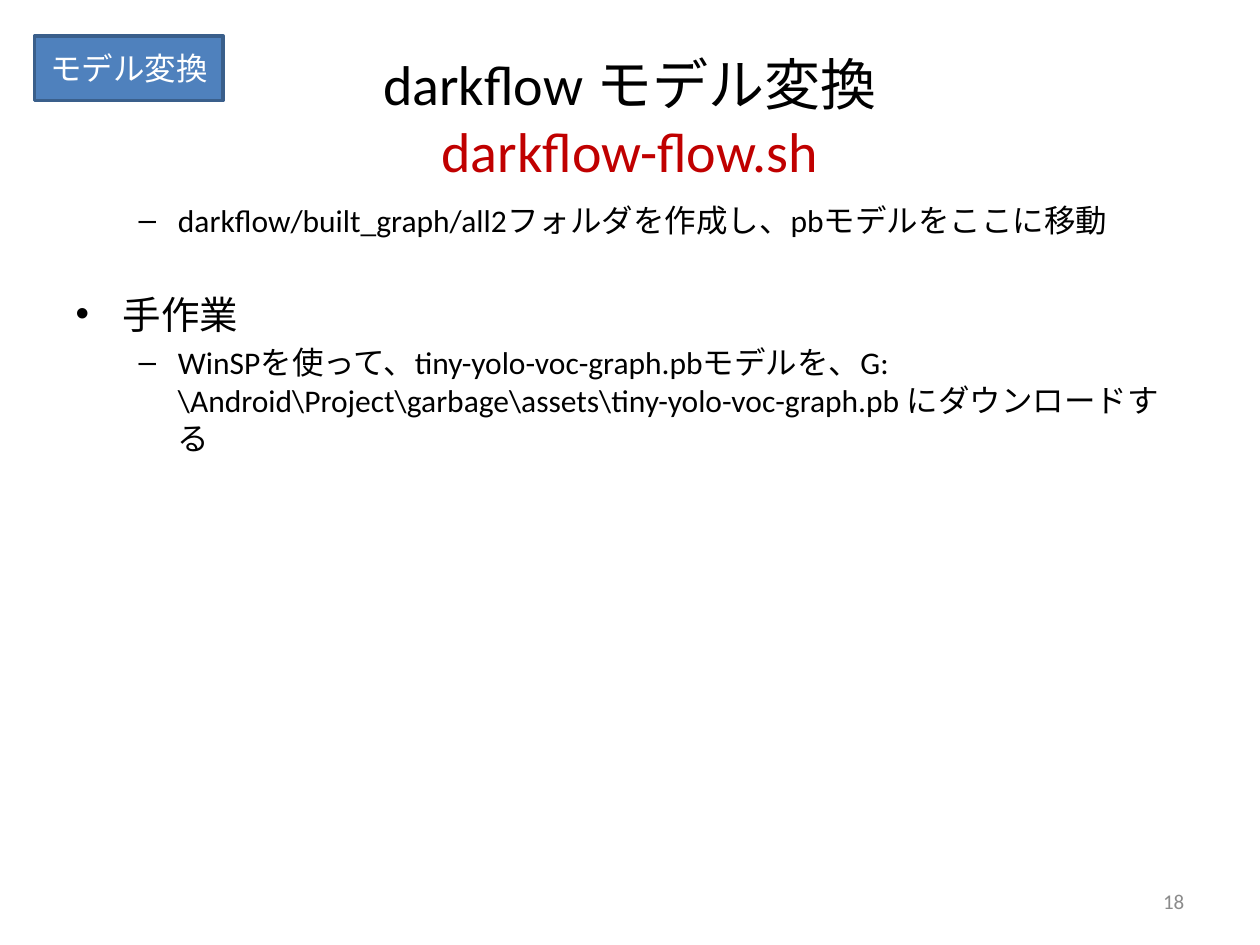
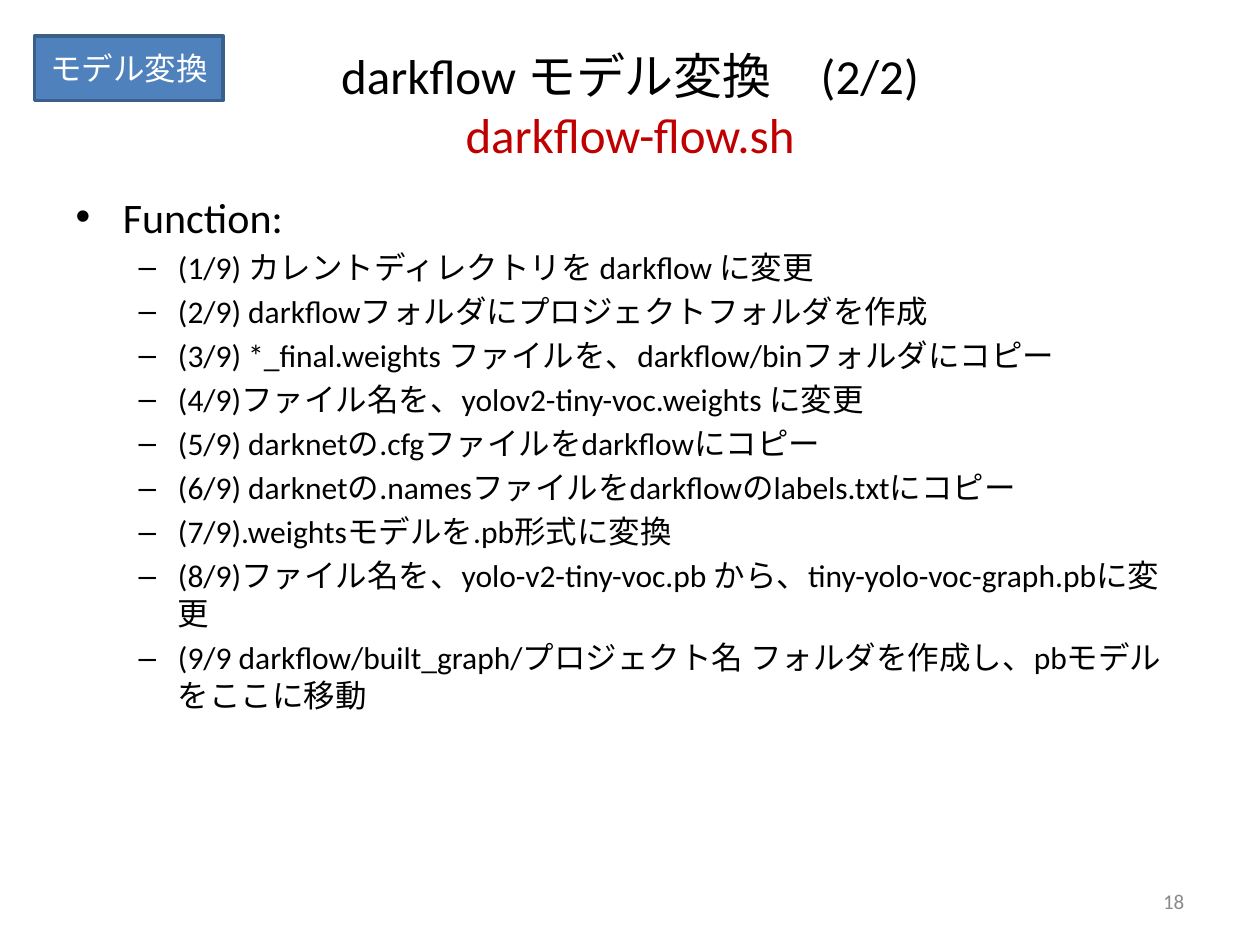
Before and after one commit to keides2/android-yolo-v2, a slide deck: slide 18 of docs/[PPTX] ごみ分別人工知能スマホアプリ作成手順.pptx. Drawn at 1260x945 pixels with LibreOffice and Linux fonts; fonts in the diff are those of the drawing. Boxes give left, top, right and bottom in pixels: in the first picture for what was removed or moved away, otherwise in the second. Text is boxed around its words. In the diff, an @@ line names an element or a change of style, - is before the commit and + after.

```diff
--- a/docs/[PPTX] ごみ分別人工知能スマホアプリ作成手順.pptx
+++ b/docs/[PPTX] ごみ分別人工知能スマホアプリ作成手順.pptx
@@ title at [341, 52, 919, 154]: text changed; size 32 to 28 pt; text colour #C00000 to #000000 @@
-darkflow モデル変換
-darkflow-flow.sh
+darkflow モデル変換 (2/2)
+darkflow-flow.sh
@@ text at [123, 204, 1161, 675]: text changed @@
-  – darkflow/built_graph/all2フォルダを作成し、pbモデルをここに移動
-• 手作業
-  – WinSPを使って、tiny-yolo-voc-graph.pbモデルを、G:\Android\Project\garbage\assets\tiny-yolo-voc-graph.pb にダウンロードする
+• Function:
+  – (1/9) カレントディレクトリを darkflow に変更
+  – (2/9) darkflowフォルダにプロジェクトフォルダを作成
+  – (3/9) *_final.weights ファイルを、darkflow/binフォルダにコピー
+  – (4/9)ファイル名を、yolov2-tiny-voc.weights に変更
+  – (5/9) darknetの.cfgファイルをdarkflowにコピー
+  – (6/9) darknetの.namesファイルをdarkflowのlabels.txtにコピー
+  – (7/9).weightsモデルを.pb形式に変換
+  – (8/9)ファイル名を、yolo-v2-tiny-voc.pb から、tiny-yolo-voc-graph.pbに変更
+  – (9/9 darkflow/built_graph/プロジェクト名 フォルダを作成し、pbモデルをここに移動
```
Also in this commit, not shown: 18 other slides changed, 2 other files.
